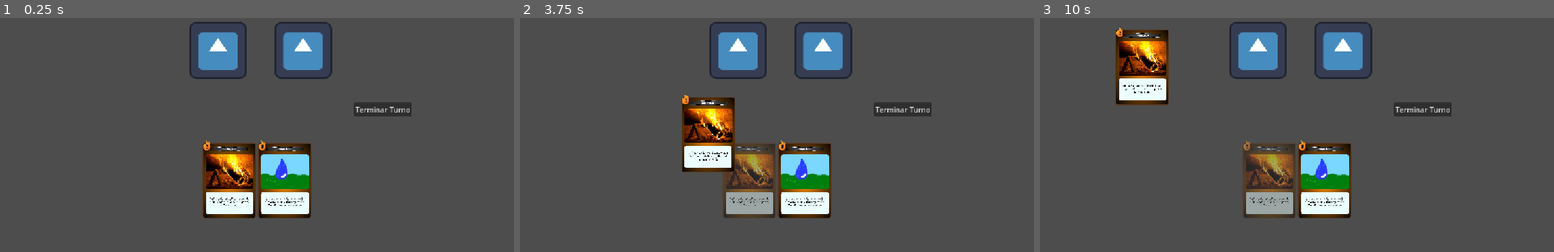
Above: before the commit, frames 1-3 (left to right).
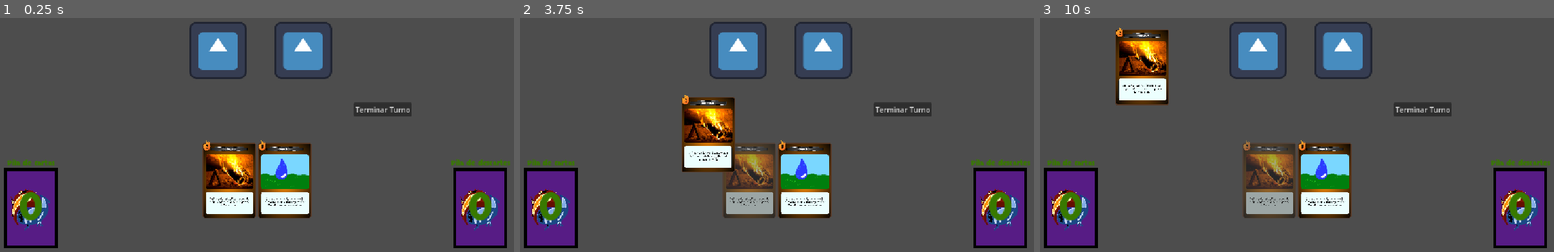
Above: after the commit, the same moments.

Repository: MagicNube/Burn-The-Dice
Game: Godot game, scene res://modules/environment/card_table_test.tscn
The game is run twice, just before and just after one commit, with the same random seed, the same clock (stepped at 60 frames per second) and the same inputs. The engine's default icon, where the game draws it, is replaced by a stand-in: a white triangle on a blue panel in a dark square.
Inputs (mouse positions are in pixels of both pictures, inside the frame that each line leads up to):
- Up to frame 1 (0.25 s): no input
- Up to frame 2 (3.75 s): click "Terminar Turno" at 0.5 s; move the mouse to (890, 95) at 1.27 s; click (890, 95) at 1.42 s; drag from (674, 123) to (751, 167) at 2.02 s; move the mouse to (828, 46) at 2.77 s; click (828, 46) at 2.92 s; drag from (751, 167) to (622, 64) at 3.52 s
- Up to frame 3 (10 s): move the mouse to (1451, 153) at 4.27 s; click (1451, 153) at 4.42 s; drag from (1142, 64) to (1219, 36) at 5.02 s; move the mouse to (1322, 109) at 5.77 s; click (1322, 109) at 5.92 s; drag from (1219, 36) to (1194, 123) at 6.52 s; move the mouse to (1410, 95) at 7.27 s; click (1410, 95) at 7.42 s; drag from (1194, 123) to (1271, 167) at 8.02 s; move the mouse to (1348, 46) at 8.77 s; click (1348, 46) at 8.92 s; drag from (1271, 167) to (1142, 64) at 9.52 s

The runs differ from the first frame. In frame 1, 7.5% of the frame differs, in the area x 0-100%, y 60-99%; in frame 2, 7.5%; in frame 3, 7.5%.

Commit message:
Comentarios e implementacion de las pilas de cartas

Diff:
--- a/autoload/combat_bus.gd
+++ b/autoload/combat_bus.gd
@@ -1,3 +1,4 @@
 extends Node
 
+# Bus de eventos para el compate
 signal card_consumed(card_data: CardData)
--- a/modules/cards/scenes/card_container.tscn
+++ b/modules/cards/scenes/card_container.tscn
@@ -1,16 +1,22 @@
 [gd_scene format=3 uid="uid://cvum1j81axbk0"]
 
 [ext_resource type="Script" uid="uid://uwsfpy762xp8" path="res://modules/cards/scripts/deck_logic.gd" id="1_6lq55"]
+[ext_resource type="Script" uid="uid://dpk2tjnhkfflm" path="res://modules/cards/scripts/card_container.gd" id="1_msj65"]
 [ext_resource type="Script" uid="uid://e82klgj27n0y" path="res://modules/cards/scripts/card_data.gd" id="2_g2s5y"]
 [ext_resource type="Resource" uid="uid://b5k070smi5k47" path="res://modules/cards/data/gota_fria.tres" id="3_v3mc7"]
 [ext_resource type="Resource" uid="uid://bxjaywi0r1wms" path="res://modules/cards/data/incinerar.tres" id="4_npy6w"]
 [ext_resource type="Script" uid="uid://d1oag58vf36ij" path="res://modules/cards/scripts/visual_hand.gd" id="5_g2s5y"]
+[ext_resource type="PackedScene" uid="uid://c4dfmybyb2fqy" path="res://modules/cards/scenes/card_stack_ui.tscn" id="7_1lrnc"]
 
-[node name="CardContainer" type="Control" unique_id=1856316677]
+[node name="CardContainer" type="Control" unique_id=1856316677 node_paths=PackedStringArray("draw_stack_ui", "discard_stack_ui", "deck_logic")]
 layout_mode = 3
 anchors_preset = 0
 offset_right = 40.0
 offset_bottom = 40.0
+script = ExtResource("1_msj65")
+draw_stack_ui = NodePath("DrawStack")
+discard_stack_ui = NodePath("DiscardStack")
+deck_logic = NodePath("DeckLogic")
 
 [node name="DeckLogic" type="Node" parent="." unique_id=654175964]
 script = ExtResource("1_6lq55")
@@ -34,4 +40,33 @@
 offset_bottom = 16.0
 text = "Terminar Turno"
 
+[node name="DiscardStack" parent="." unique_id=1512171938 instance=ExtResource("7_1lrnc")]
+layout_mode = 1
+offset_left = 439.0
+offset_top = 92.0
+offset_right = 559.0
+offset_bottom = 272.0
+
+[node name="StackNameLabel" parent="DiscardStack" index="0" unique_id=1884301765]
+text = "Pila de descartes"
+
+[node name="DrawStack" parent="." unique_id=1070446616 instance=ExtResource("7_1lrnc")]
+layout_mode = 0
+anchors_preset = 0
+anchor_top = 0.0
+anchor_bottom = 0.0
+offset_left = -566.0
+offset_top = 132.0
+offset_right = -446.0
+offset_bottom = 312.0
+grow_vertical = 1
+
+[node name="StackNameLabel" parent="DrawStack" index="0" unique_id=1884301765]
+text = "Pila de cartas"
+
+[node name="Camera2D" type="Camera2D" parent="." unique_id=441759291]
+
 [connection signal="pressed" from="NextTurnBtn" to="DeckLogic" method="finish_turn"]
+
+[editable path="DiscardStack"]
+[editable path="DrawStack"]
--- /dev/null
+++ b/modules/cards/scenes/card_stack_ui.tscn
@@ -0,0 +1,57 @@
+[gd_scene format=3 uid="uid://c4dfmybyb2fqy"]
+
+[ext_resource type="Texture2D" uid="uid://dghoxqodsq71k" path="res://modules/cards/assets/artwork/ReversoCarta.png" id="1_pwjpg"]
+[ext_resource type="Script" uid="uid://b611f4bgmlh2c" path="res://modules/cards/scripts/stack_ui.gd" id="2_kdv2u"]
+[ext_resource type="FontFile" uid="uid://0qfdlewhbyjf" path="res://assets/fonts/Skranji-Bold.ttf" id="3_mmru0"]
+
+[node name="CardStackUI" type="TextureRect" unique_id=1512171938 node_paths=PackedStringArray("amountLabel")]
+custom_minimum_size = Vector2(120, 180)
+anchors_preset = 2
+anchor_top = 1.0
+anchor_bottom = 1.0
+offset_left = -574.0
+offset_top = 103.0
+offset_right = -454.0
+offset_bottom = 283.0
+grow_vertical = 0
+texture = ExtResource("1_pwjpg")
+expand_mode = 1
+stretch_mode = 4
+script = ExtResource("2_kdv2u")
+amountLabel = NodePath("AmountLabel")
+
+[node name="StackNameLabel" type="Label" parent="." unique_id=1884301765]
+layout_mode = 1
+anchors_preset = 5
+anchor_left = 0.5
+anchor_right = 0.5
+offset_left = -53.0
+offset_top = -22.0
+offset_right = 53.0
+grow_horizontal = 2
+theme_override_colors/font_color = Color(0.21960784, 0.4745098, 0, 1)
+theme_override_fonts/font = ExtResource("3_mmru0")
+theme_override_font_sizes/font_size = 16
+text = "Nombre de la pila"
+horizontal_alignment = 1
+vertical_alignment = 1
+
+[node name="AmountLabel" type="Label" parent="." unique_id=18596684]
+layout_mode = 1
+anchors_preset = 8
+anchor_left = 0.5
+anchor_top = 0.5
+anchor_right = 0.5
+anchor_bottom = 0.5
+offset_left = -53.0
+offset_top = -83.0
+offset_right = 53.0
+offset_bottom = 84.0
+grow_horizontal = 2
+grow_vertical = 2
+theme_override_colors/font_color = Color(0.21960784, 0.4745098, 0, 1)
+theme_override_fonts/font = ExtResource("3_mmru0")
+theme_override_font_sizes/font_size = 82
+horizontal_alignment = 1
+vertical_alignment = 1
+clip_text = true
--- /dev/null
+++ b/modules/cards/scripts/card_container.gd
@@ -0,0 +1,13 @@
+extends Control
+
+# Referencias a las pilas de cartas
+@export var draw_stack_ui: StackUI
+@export var discard_stack_ui: StackUI
+
+# Referencia a la logica de baraja
+@export var deck_logic: Node
+
+func _ready() -> void:
+	# Conectamos las señales para editar la cantidad de cartas
+	deck_logic.deck_size_changed.connect(draw_stack_ui.update_amount)
+	deck_logic.discards_size_changed.connect(discard_stack_ui.update_amount)
--- a/modules/cards/scripts/deck_logic.gd
+++ b/modules/cards/scripts/deck_logic.gd
@@ -1,6 +1,8 @@
 extends Node
 
 signal card_drawn(card_data: CardData)
+signal deck_size_changed(amount: int)
+signal discards_size_changed(amount: int)
 
 # Mano inicial temporal
 @export var initial_hand: Array[CardData]
@@ -21,6 +23,11 @@
 	# Este bucle es para hacer que cada carta sea unica aunque visualmente sean iguales con un ID unico
 	for i in range(deck.size()):
 		deck[i] = deck[i].duplicate()
+
+	# Señal para actualizar contadores de pilas
+	deck_size_changed.emit(deck.size())
+	discards_size_changed.emit(discards.size())
+
 	deck.shuffle()
 	finish_turn()
 
@@ -40,17 +47,27 @@
 		if deck.size() == 0:
 			restart_deck()
 		var drawn_card = deck.pop_front()
+		# Señal para actualizar contadores de pilas
+		deck_size_changed.emit(deck.size())
 		hand.push_front(drawn_card)
 		# Señal para enviar informacion de la carta robada a la interfaz
 		card_drawn.emit(drawn_card)
 
 
+# Funcion para usar las cartas y mandarlas a la pila de descartes
 func use_card(card_data: CardData):
 	hand.erase(card_data)
 	discards.append(card_data)
+	# Señal para actualizar contadores de pilas
+	discards_size_changed.emit(discards.size())
 
 # Funcion para reinciar la baraja
 func restart_deck() -> void:
 	deck = discards.duplicate()
+	for i in range(deck.size()):
+		deck[i] = deck[i].duplicate()
 	discards.clear()
 	deck.shuffle()
+	# Señales para actualizar contadores de pilas
+	discards_size_changed.emit(0)
+	deck_size_changed.emit(deck.size())
--- /dev/null
+++ b/modules/cards/scripts/stack_ui.gd
@@ -0,0 +1,9 @@
+extends Control
+class_name StackUI
+
+# Referencia al label del StackUI
+@export var amountLabel: Label
+
+# Funcion para actualizar el contador de la pila
+func update_amount(new_amount: int) -> void:
+	amountLabel.text = str(new_amount)
--- a/modules/environment/card_table_test.tscn
+++ b/modules/environment/card_table_test.tscn
@@ -16,3 +16,5 @@
 [node name="Camera2D" type="Camera2D" parent="." unique_id=384940305]
 
 [editable path="CardContainer"]
+[editable path="CardContainer/DrawStack"]
+[editable path="CardContainer/DiscardStack"]
Binary file added: modules/cards/assets/artwork/ReversoCarta.png
Not shown, added: modules/cards/assets/artwork/ReversoCarta.png.import
Not shown, added: modules/cards/scripts/card_container.gd.uid
Not shown, added: modules/cards/scripts/stack_ui.gd.uid
Not shown, removed: autoload/.gitkeep
Not shown, removed: core/.gitkeep
Not shown, removed: modules/cards/.gitkeep
Not shown, removed: modules/enemies/.gitkeep
